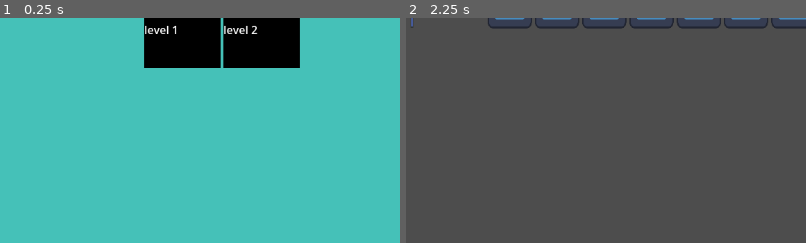
Above: before the commit, frames 1-2 (left to right).
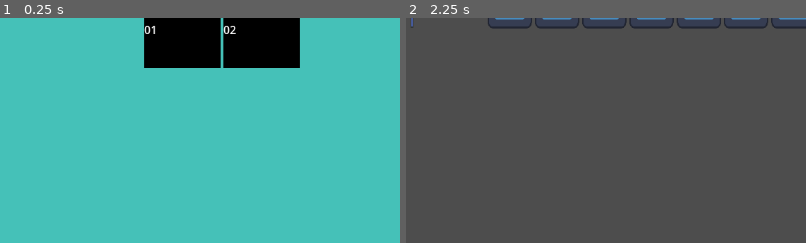
Above: after the commit, the same moments.

Repository: jbduzan/PSGameJam17
Game: Godot game, scene res://scenes/main.tscn
The game is run twice, just before and just after one commit, with the same random seed, the same clock (stepped at 60 frames per second) and the same inputs. The engine's default icon, where the game draws it, is replaced by a stand-in: a white triangle on a blue panel in a dark square.
Inputs (mouse positions are % of the whole screen's width and height, from its top left):
- Up to frame 1 (0.25 s): no input
- Up to frame 2 (2.25 s): click "level 1" (after the commit: "01") at 0.5 s; click "BACK" at 1.25 s; click (55, 13) at 2 s, where only the run before the commit has a clickable "level 2"
The pictures show only the part of the screen within x 22-72%, y 10-60%; the shares and areas given below are measured in that part.

The runs differ from the first frame. In frame 1, 0.4% of the frame differs, in the area x 36-65%, y 3-8%; in frame 2, nothing differs.

Commit message:
better level name

Diff:
--- /dev/null
+++ b/scenes/abilitySelector.tscn
@@ -0,0 +1,9 @@
+[gd_scene format=3 uid="uid://p2uyp4a5chae"]
+
+[node name="AbilitySelector" type="Control"]
+layout_mode = 3
+anchors_preset = 15
+anchor_right = 1.0
+anchor_bottom = 1.0
+grow_horizontal = 2
+grow_vertical = 2
--- a/scenes/main.gd
+++ b/scenes/main.gd
@@ -14,15 +14,18 @@
 		var files = dir.get_files()
 		files.sort()
 
-		for fileName in files:
-			while fileName != "":
-				print(fileName)
-				createLvlButton('%s/%s' % [dir.get_current_dir(), fileName], fileName)
-				fileName = dir.get_next()
+		for i in files.size():
+			var fileName = files[i]
 
-func createLvlButton(lvlPath, lvlName):
+			if not fileName: break
+
+			createLvlButton('%s/%s' % [dir.get_current_dir(), fileName], i + 1)
+			fileName = dir.get_next()
+
+func createLvlButton(lvlPath, lvlNumber):
 	var btn = levelBtn.instantiate()
-	btn.textLabel = lvlName.trim_suffix(".tscn").replace("_", " ")
+	var name = "0" + str(lvlNumber) if lvlNumber < 10 else lvlNumber
+	btn.textLabel = name
 	btn.levelPath = lvlPath
 	btn.locked = false
 	grid.add_child(btn)
